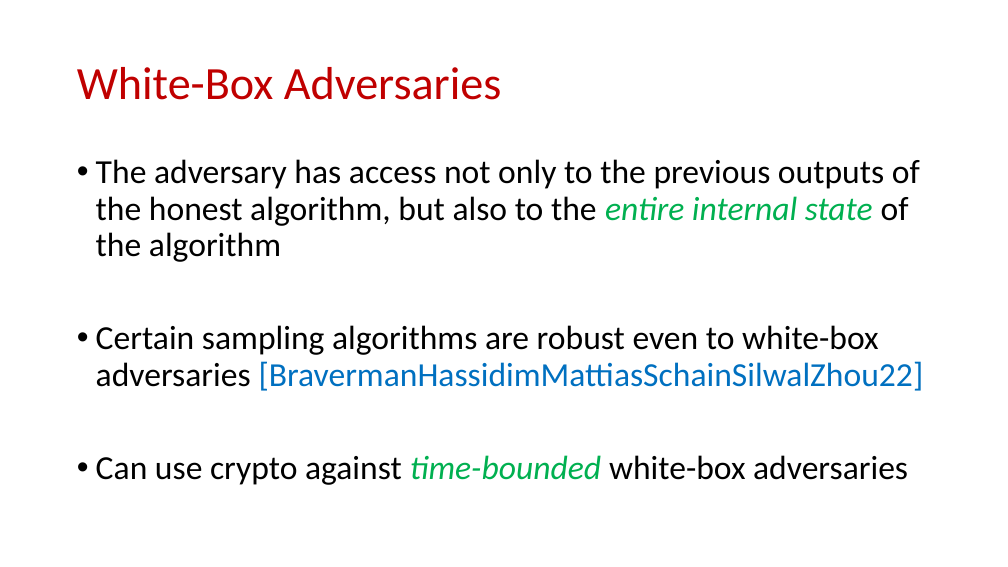
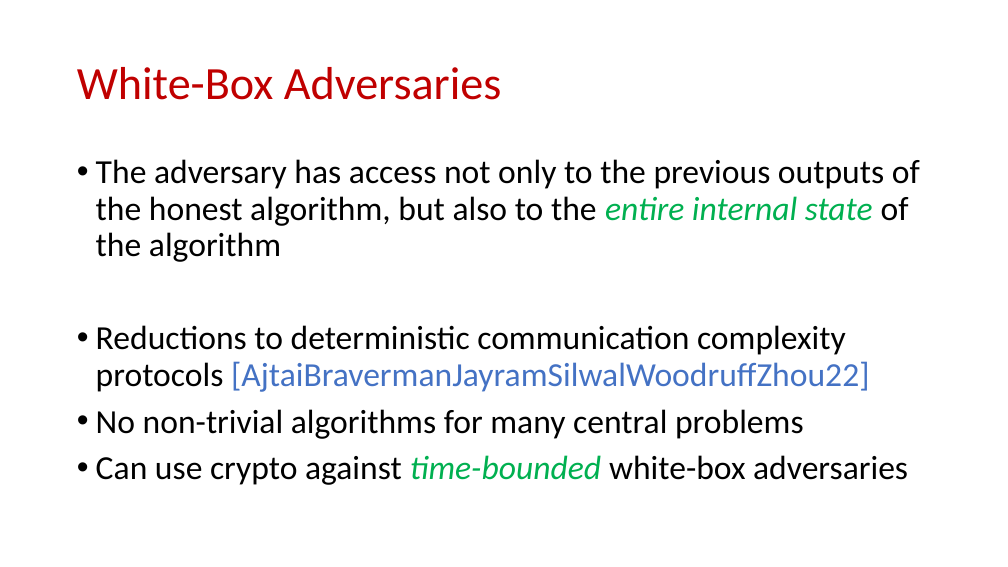
Before and after one commit to samsonzhou/samsonzhou.github.io, a slide deck: slide 55 of other-talks/A Tutorial on Adversarial Robustness.pptx (slide 50 before the commit). Drawn at 1008x567 pixels with LibreOffice and Linux fonts; fonts in the diff are those of the drawing. Boxes give left, top, right and bottom in pixels: in the first picture for what was removed or moved away, otherwise in the second. Text is boxed around its words. In the diff, an @@ line names an element or a change of style, - is before the commit and + after.

```diff
--- a/other-talks/A Tutorial on Adversarial Robustness.pptx
+++ b/other-talks/A Tutorial on Adversarial Robustness.pptx
@@ text at box(96, 325, 869, 439): text changed @@
-• Certain sampling algorithms are robust even to white-box adversaries [BravermanHassidimMattiasSchainSilwalZhou22]
+• Reductions to deterministic communication complexity protocols [AjtaiBravermanJayramSilwalWoodruffZhou22]
+• No non-trivial algorithms for many central problems
```
Also in this commit, not shown: 8 other slides changed, 8 slides added, 2 slides removed, 1 other file.
